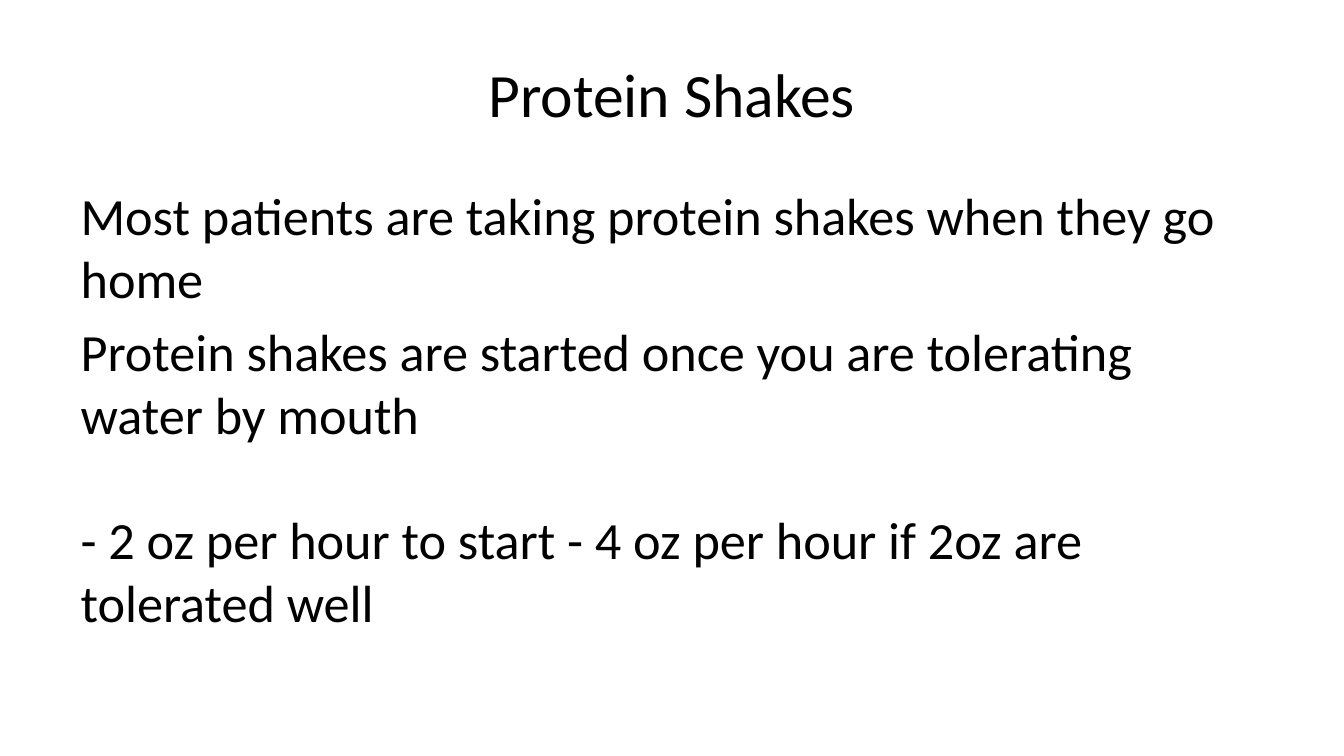
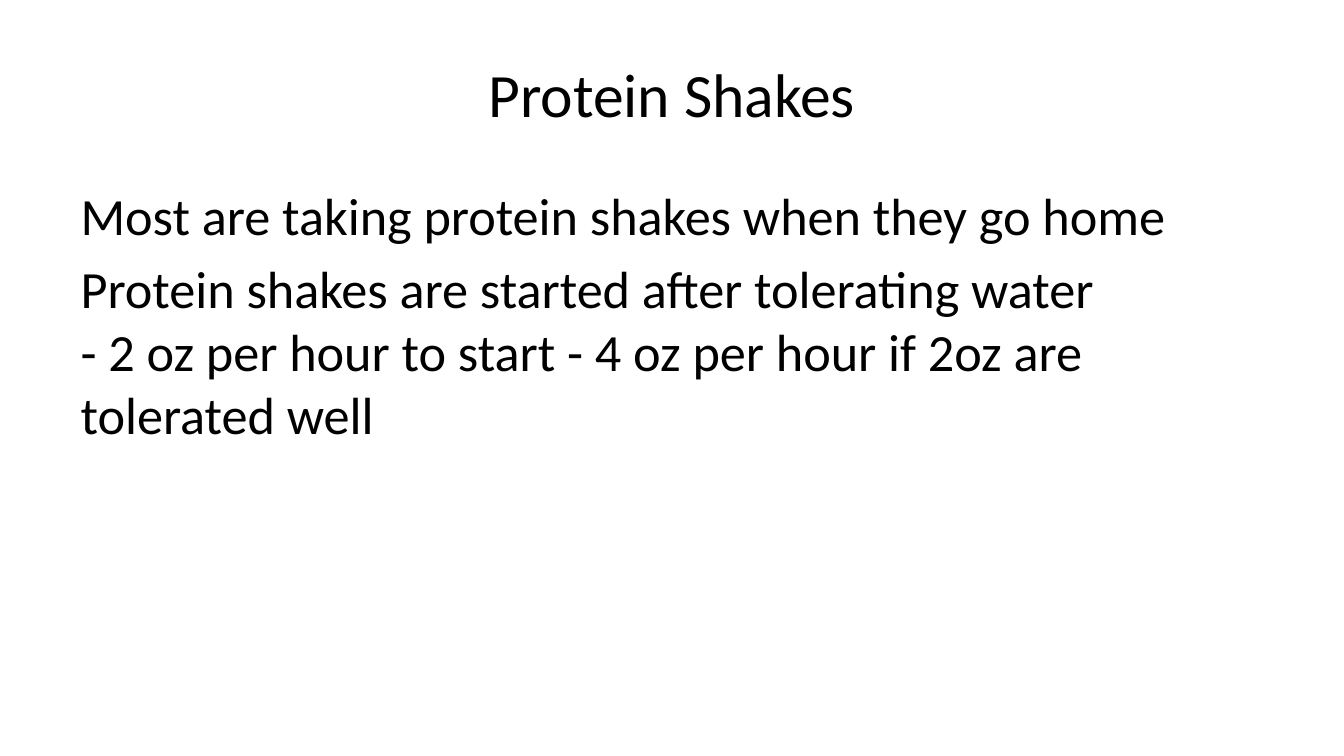
Before and after one commit to jcsalo/patient_education, a slide deck: slide 36 of lci_surgery.pptx (slide 35 before the commit). Drawn at 1344x756 pixels with LibreOffice and Linux fonts; fonts in the diff are those of the drawing. Boxes give left, top, right and bottom in pixels: in the first picture for what was removed or moved away, otherwise in the second. Text is boxed around its words. In the diff, an @@ line names an element or a change of style, - is before the commit and + after.

```diff
--- a/lci_surgery.pptx
+++ b/lci_surgery.pptx
@@ text at [81,198,1165,435]: text changed @@
-Most patients are taking protein shakes when they go home
-Protein shakes are started once you are tolerating water by mouth
-- 2 oz per hour to start - 4 oz per hour if 2oz are tolerated well
+Most are taking protein shakes when they go home
+Protein shakes are started after tolerating water
+- 2 oz per hour to start - 4 oz per hour if 2oz are tolerated well
```
Also in this commit, not shown: 4 other slides changed, 3 slides added, 38 other files.
